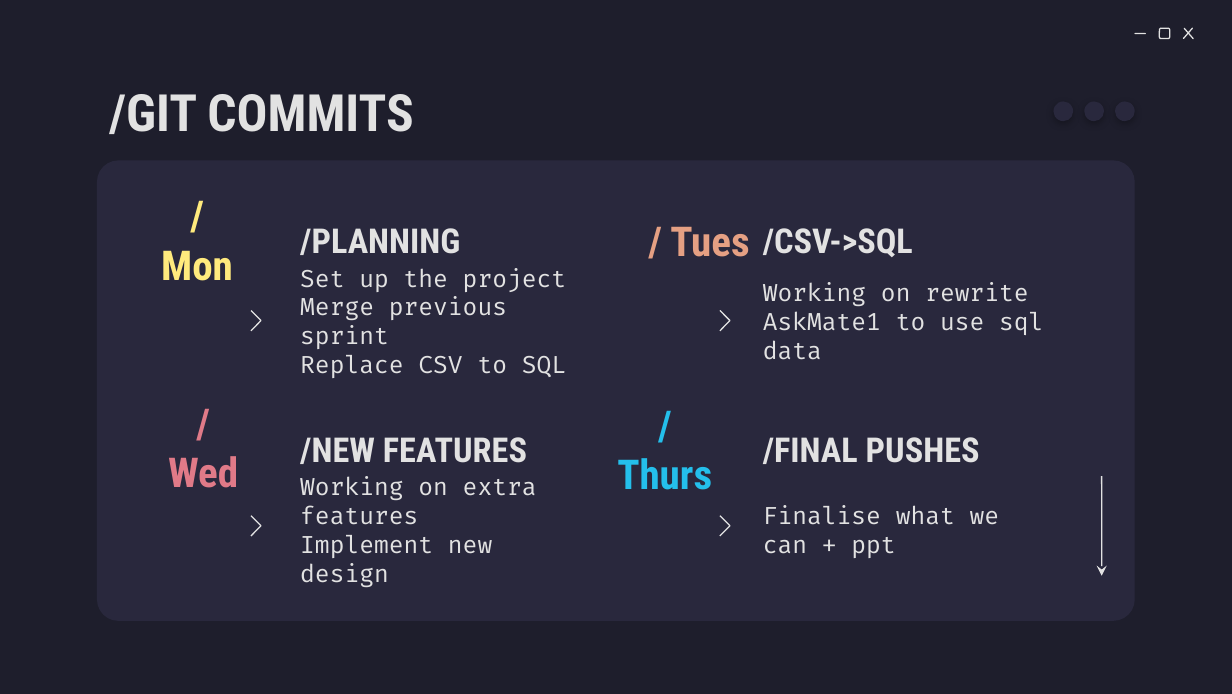
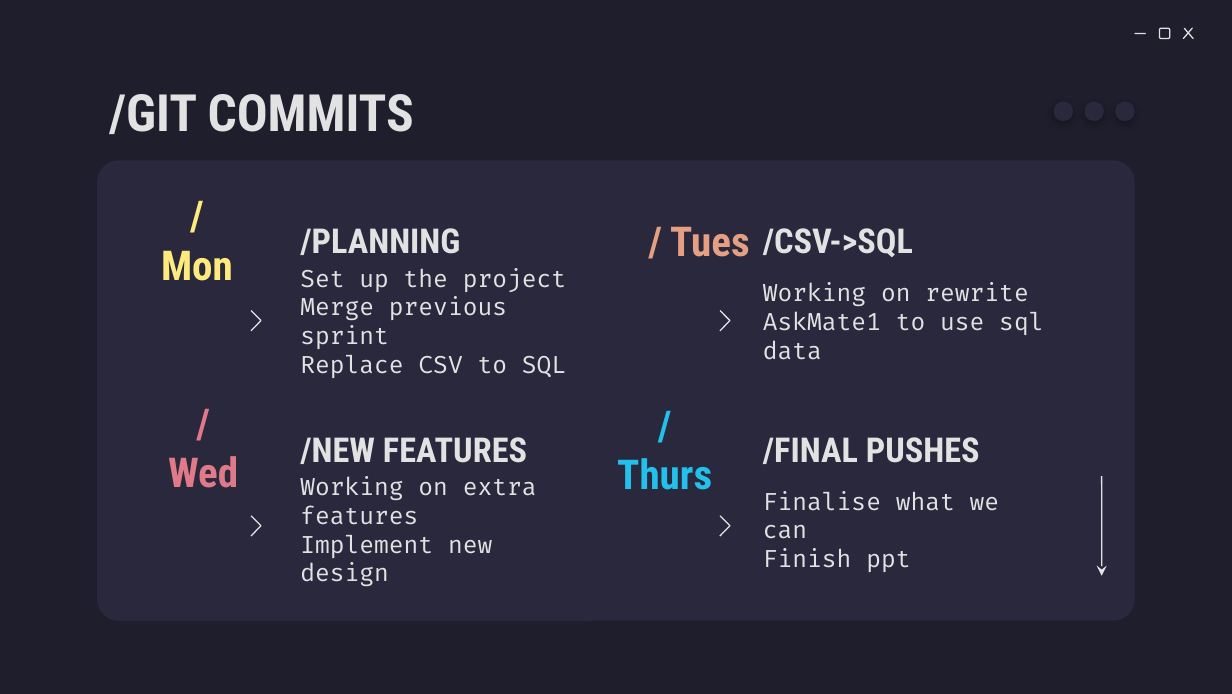
Before and after one commit to CodecoolGlobal/ask-mate-2-python-zsofi82, a slide deck: slide 2 of static/ppt/AskMate2_Movieee.ug.pptx. Drawn at 1232x694 pixels with LibreOffice and Linux fonts; fonts in the diff are those of the drawing. Boxes give left, top, right and bottom in pixels: in the first picture for what was removed or moved away, otherwise in the second. Text is boxed around its words. In the diff, an @@ line names an element or a change of style, - is before the commit and + after.

```diff
--- a/static/ppt/AskMate2_Movieee.ug.pptx
+++ b/static/ppt/AskMate2_Movieee.ug.pptx
@@ text at bbox=[763, 491, 1000, 572]: text changed @@
-Finalise what we can + ppt
+Finalise what we can
+Finish ppt
```
Also in this commit, not shown: 3 other slides changed, 1 slide added, 13 other files.
